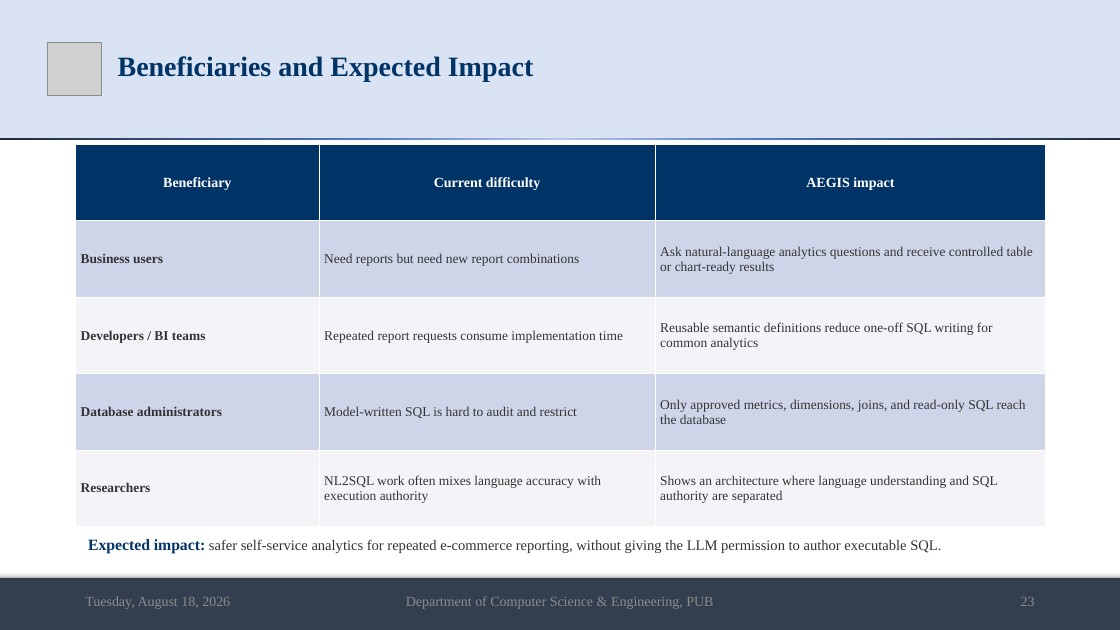
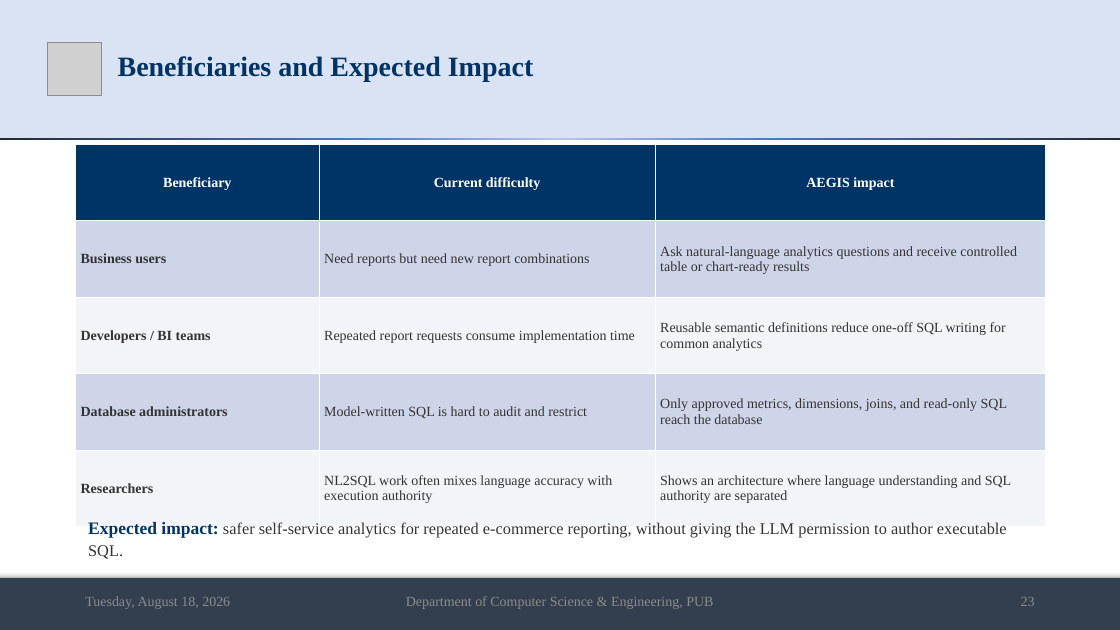
Before and after one commit to md-riaz/AEGIS-Research, a slide deck: slide 23 of docs/scripts/Md_Riaz_Final_Defense_0322310105101024.pptx. Drawn at 1120x630 pixels with LibreOffice and Linux fonts; fonts in the diff are those of the drawing; grey boxes stand for pictures. Boxes give left, top, right and bottom in pixels: in the first picture for what was removed or moved away, otherwise in the second. Text is boxed around its words. In the diff, an @@ line names an element or a change of style, - is before the commit and + after.

```diff
--- a/docs/scripts/Md_Riaz_Final_Defense_0322310105101024.pptx
+++ b/docs/scripts/Md_Riaz_Final_Defense_0322310105101024.pptx
@@ table at <box>76,145,1046,516</box> @@
@@ size 11.5 to 12 pt @@
@@ text "Expected impact: safer self-service analytics ...": place and size @@
-text "Expected impact: safer self-service analytics ..." at <box>88,539,941,554</box>
+text "Expected impact: safer self-service analytics ..." at <box>88,522,1007,559</box>
@@ text "Expected impact: safer self-service analytics ..." at <box>88,522,1007,559</box>: size 13.5 to 15 pt in "Expected impact:"; size 12.5 to 14 pt in "safer self-service analytics for repeated e-commerce reporti ..." @@
```
Also in this commit, not shown: 18 other slides changed, 1 slide added, 7 other files.
